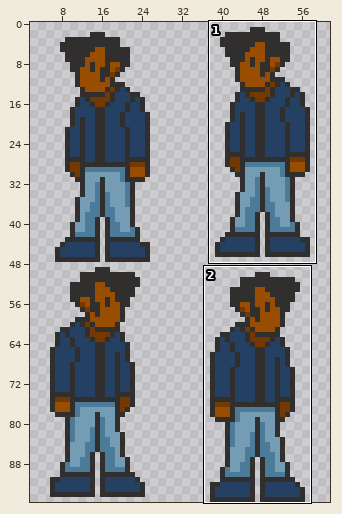
File history of a sprite sheet, assets/images/shopper2.png. Above, an overview of the earlier version with the close-up marked.
Close-up. Before the edit:
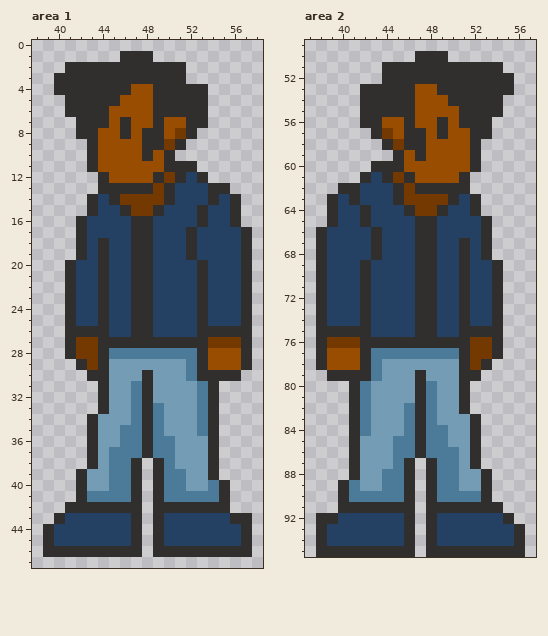
The file is 64x96 pixels. Shown: area 1: x 38..58, y 0..47; area 2: x 37..57, y 49..95. The wide view leaves out empty margins. The commit also changed other parts of the picture, which this record leaves out.
The same view after the edit:
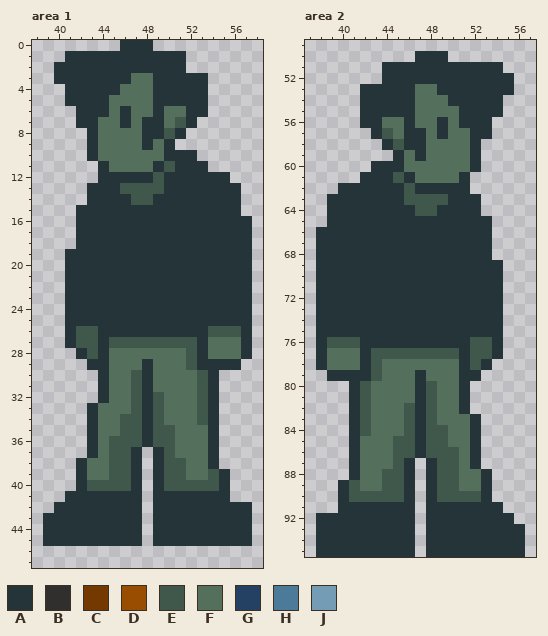
Palette (. is transparent): A #243438  B #312f2d  C #733900  D #994d01  E #40584c  F #54705c  G #244163  H #4b7b99  J #759cb5
Changes in this commit:
Changed rows in their new state; - is an unchanged pixel.
Area 1:
first column x 39:
 0 -------AAA---------
 1 --AAAAAAAAAAA------
 2 -AAAAAAAAAAAA------
 3 -AAAAAAAFFAAAAA----
 4 -.AAAAAFFFAAAAA----
 5 --AAAAFFFFAAAAA----
 6 --.AAAFAFFAFFAA----
 7 ---AAFFAFAAFEA.----
 8 ---.AFFFFAAEA.-----
 9 ----AFFFFAFA.------
10 ----AFFFFFFAAA-----
11 ----.AFFFFAEAAA----
12 -----AAAAAEAAAAAA--
13 ----AAAEEEEAAAAAAA-
14 ----AAAAEEAAAAAAAA-
15 ---AAAAAAAAAAAAAAA-
16 ---AAAAAAAAAAAAAAAA
17 ---AAAAAAAAAAAAAAAA
18 ---AAAAAAAAAAAAAAAA
19 --AAAAAAAAAAAAAAAAA
20 --AAAAAAAAAAAAAAAAA
21 --AAAAAAAAAAAAAAAAA
22 --AAAAAAAAAAAAAAAAA
23 --AAAAAAAAAAAAAAAAA
24 --AAAAAAAAAAAAAAAAA
25 --AAAAAAAAAAAAAAAAA
26 --AEEAAAAAAAAAAEEEA
27 --AEEAEEEEEEEEAFFFA
28 --.AEAFFFFFFFEAFFFA
29 ---.AAFFFAFFFEAAAA.
30 ----.AFFEAFFFFEA..-
31 -----AFFEAFFFFEA---
32 -----AFFEAEFFFEA---
33 ----AFFFEAEFFFEA---
34 ----AFFEEAEFFFEA---
35 ----AFFEEAEEFFFA---
36 ----AFEEEAEEFFFA---
37 ----AFEEA.AEFFFA---
38 ---AFFEEA-AEEFFA---
39 ---AFFEEA-AEEFFEA--
40 ---AEEEEA-AEEEEEA--
41 --AAAAAAA-AAAAAAA--
42 -AAAAAAAA-AAAAAAAAA
43 AAAAAAAAA-AAAAAAAAA
44 AAAAAAAAA-AAAAAAAAA
45 AAAAAAAAA-AAAAAAAAA
46 .........-.........
Area 2:
first column x 38:
50 ---------AAA-------
51 ------AAAAAAAAAAA--
52 ------AAAAAAAAAAAA-
53 ----AAAAAFFAAAAAAA-
54 ----AAAAAFFFAAAAA--
55 ----AAAAAFFFFAAAA--
56 ----AAFFAFFAFAAA---
57 -----AEFAAFAFFAA---
58 ------AEAAFFFFA----
59 -------AFAFFFFA----
60 -----AAAFFFFFFA----
61 ----AAAEAFFFFA-----
62 --AAAAAAEAAAAA-----
63 -AAAAAAAEEEEAAA----
64 -AAAAAAAAEEAAAA----
65 -AAAAAAAAAAAAAAA---
66 AAAAAAAAAAAAAAAA---
67 AAAAAAAAAAAAAAAA---
68 AAAAAAAAAAAAAAAA---
69 AAAAAAAAAAAAAAAAA--
70 AAAAAAAAAAAAAAAAA--
71 AAAAAAAAAAAAAAAAA--
72 AAAAAAAAAAAAAAAAA--
73 AAAAAAAAAAAAAAAAA--
74 AAAAAAAAAAAAAAAAA--
75 AAAAAAAAAAAAAAAAA--
76 AEEEAAAAAAAAAAEEA--
77 AFFFAEEEEEEEEAEEA--
78 AFFFAEFFFFFFFAEA---
79 -AAAAEFFFAFFFAA----
80 ---AEFFFFAEFFA-----
81 ---AEFFFFAEFFA-----
82 ---AEFFFEAEFFA-----
83 ---AEFFFEAEFFFA----
84 ---AEFFFEAEEFFA----
85 ---AFFFEEAEEFFA----
86 ---AFFFEEAEEEFA----
87 ---AFFFEA-AEEFA----
88 ---AFFEEA-AEEFFA---
89 --AEFFEEA-AEEFFA---
90 --AEEEEEA-AEEEEA---
91 --AAAAAAA-AAAAAAA--
92 AAAAAAAAA-AAAAAAAA-
93 AAAAAAAAA-AAAAAAAAA
94 AAAAAAAAA-AAAAAAAAA
95 AAAAAAAAA-AAAAAAAAA
Changed places in both close-ups, as pixel boxes (x1, y1, x2, y2):
changed: (43, 40, 252, 557)
changed: (316, 51, 525, 557)
